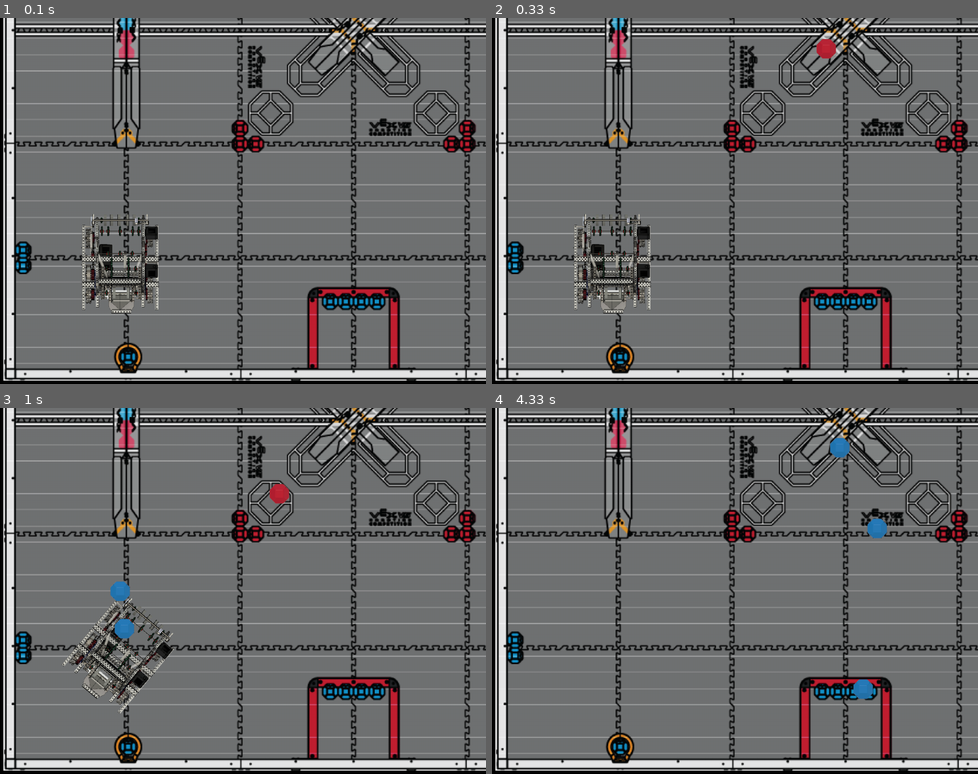
Above: before the commit, frames 1-4 (two rows, left to right).
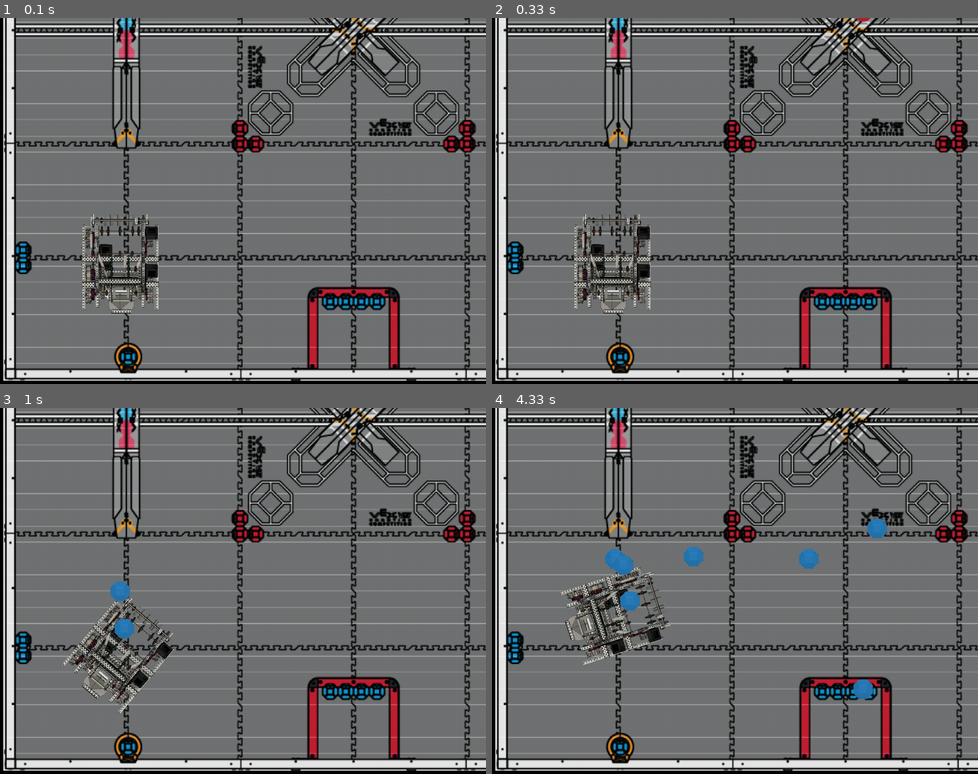
Above: after the commit, the same moments.

Repository: NixRobotics/pygame_pushback
Game: pygame game, started from main.py
Same seed, same stepped clock (60 frames per second), same inputs: the game is played once before the commit and once after it.
Inputs:
- Up to frame 1 (0.1 s): no input
- Up to frame 2 (0.33 s): no input
- Up to frame 3 (1 s): tap Space at 0.33, 0.73 s; hold Right from 0.67 s (still down)
- Up to frame 4 (4.33 s): tap Space at 1.03, 1.23, 1.57, 1.87, 2.07, 2.37, 2.63, 2.97, 3.27, 3.4, 3.8, 4.1 s; release Right at 1.13 s; hold Up 1.17-1.47 s; hold Right 1.5-1.97 s; hold Left 2-2.53 s; hold Down 2.57-2.87 s; hold Left 2.9-3.3 s; hold Up 3.33-3.7 s; hold Right from 3.73 s (still down)

Frame 1 is identical in both runs. In frame 2, 0.2% of the frame differs, in the area x 66-78%, y 0-12%; in frame 3, 0.2%; in frame 4, 3.2%, in the area x 14-74%, y 8-71%.

Commit message:
cleaner up camera logic
Separated out view from motion update
Added camera class

Diff:
--- a/main.py
+++ b/main.py
@@ -33,40 +33,41 @@
 
 class Poop(pygame.sprite.Sprite):
     ''' Represents the poop projectiles fired by the player.'''
-    def __init__(self, x, y, cam_x, cam_y, angle):
+    def __init__(self, x, y, angle):
         super().__init__()
         self.image = pygame.image.load('assets/octo_blue.png').convert_alpha()
         self.image = pygame.transform.scale(self.image, (POOP_SIZE, POOP_SIZE))
         self.x = x
         self.y = y
-        # TODO: Clean-up camera code on objet creation
-        self.rect = self.image.get_rect(
-            center = (
-                (self.x - cam_x) // FIELD_TO_SCREEN_SCALE + SCREEN_WIDTH // 2 - POOP_SIZE // 2,
-                -(self.y - cam_y) // FIELD_TO_SCREEN_SCALE + SCREEN_HEIGHT // 2 - POOP_SIZE // 2)
-            )
         self.angle = angle
 
-    def update(self, cam_x, cam_y):
+    def update(self):
         '''This method is called by the event loop below, driven by the loop in main().
         This is called ever frame. Read the pyGame documentation for more details on a frame.
         TL;DR: A frame is one iteration of the game loop, which is typically 1/60th of a second.
         Our job here to update the poop's position, orientation, color, live-or-death
         etc properties as needed.
         '''
-        if self.rect is None: return
-
         self.x += 8 * sin(radians(self.angle)) # Move sideways
         self.y += 8 * cos(radians(self.angle)) # Move upward
-
-        # Note: Balls do not change aspect, so this works
-        self.rect.x = (self.x - cam_x) // FIELD_TO_SCREEN_SCALE + SCREEN_WIDTH // 2 - POOP_SIZE // 2  # Move sideways
-        self.rect.y = -(self.y - cam_y) // FIELD_TO_SCREEN_SCALE + SCREEN_HEIGHT // 2 - POOP_SIZE // 2 # Move upward
 
         if self.x < 0: self.kill() # Remove if off-screen
         if self.x > FIELD_WIDTH: self.kill() # Remove if off-screen
         if self.y < 0: self.kill() # Remove if off-screen
         if self.y > FIELD_HEIGHT: self.kill() # Remove if off-screen
+
+    def view(self, cam_x, cam_y):
+        if self.rect is None:
+            if self.image is None: return
+            self.rect = self.image.get_rect(
+                center=(
+                (self.x - cam_x) // FIELD_TO_SCREEN_SCALE + SCREEN_WIDTH // 2 - POOP_SIZE // 2,
+                -(self.y - cam_y) // FIELD_TO_SCREEN_SCALE + SCREEN_HEIGHT // 2 - POOP_SIZE // 2)
+            )
+
+        # Note: Balls do not change aspect, so this works
+        self.rect.x = (self.x - cam_x) // FIELD_TO_SCREEN_SCALE + SCREEN_WIDTH // 2 - POOP_SIZE // 2  # Move sideways
+        self.rect.y = -(self.y - cam_y) // FIELD_TO_SCREEN_SCALE + SCREEN_HEIGHT // 2 - POOP_SIZE // 2 # Move upward
 
 class Player(pygame.sprite.Sprite):
     ''' Represents the player character, which is a cannon that can move left and right and fire poops.
@@ -83,12 +84,9 @@
         self.angle = 0
         self.x = 600
         self.y = 600
-        self.image = pygame.transform.rotate(self.original_image, -self.angle)
-        # TODO: Currently this assumes camera is right over robot - should set initial view properly
-        self.rect = self.image.get_rect(center=(SCREEN_WIDTH // 2, SCREEN_HEIGHT // 2))
         self.ticks = pygame.time.get_ticks()
 
-    def update(self, cam_x, cam_y):
+    def update(self):
         if (self.rect is None): return
         keys = pygame.key.get_pressed()
         if keys[pygame.K_LEFT]: self.angle -= 2
@@ -106,6 +104,13 @@
         if self.y < 300: self.y = 300
         if self.y > FIELD_HEIGHT - 300: self.y = FIELD_HEIGHT - 300
 
+        if keys[pygame.K_SPACE]:
+            # Slow down bullet firing for more fun
+            if pygame.time.get_ticks() - self.ticks > 5 * GAME_SPEED_TICKS:
+                self.ticks = pygame.time.get_ticks()
+                Poop(self.x, self.y, self.angle).add(poops)
+
+    def view(self, cam_x, cam_y):
         self.image = pygame.transform.rotate(self.original_image, -self.angle)
         # Note: robot aspect changes with rotation, so we need to update the rect every time
         self.rect = self.image.get_rect(center=(
@@ -113,12 +118,6 @@
             -(self.y - cam_y) // FIELD_TO_SCREEN_SCALE + SCREEN_HEIGHT // 2)
         )
 
-        if keys[pygame.K_SPACE]:
-            # Slow down bullet firing for more fun
-            if pygame.time.get_ticks() - self.ticks > 5 * GAME_SPEED_TICKS:
-                self.ticks = pygame.time.get_ticks()
-                Poop(self.x, self.y, cam_x, cam_y, self.angle).add(poops)
-
     def hit(self):
         ''' This method is called by in the event loop when the player gets hit by an enemy.
 
@@ -137,39 +136,69 @@
     programming (OOP).  This pattern can also significantly simplify our code and make things much more
     intuitive.
     '''
-    def __init__(self, x, y, cam_x, cam_y, angle):
+    def __init__(self, x, y, angle):
         super().__init__()
         self.image = pygame.image.load('assets/octo_red.png').convert_alpha()
         self.image = pygame.transform.scale(self.image, (CHARACTER_SIZE, CHARACTER_SIZE))
         self.x = x
         self.y = y
-        self.rect = self.image.get_rect(
-            center=(
-                (self.x - cam_x) // FIELD_TO_SCREEN_SCALE + SCREEN_WIDTH // 2 - CHARACTER_SIZE // 2,
-                -(self.y - cam_y) // FIELD_TO_SCREEN_SCALE + SCREEN_HEIGHT // 2 - CHARACTER_SIZE // 2)
-            )
         self.angle = angle
         self.is_hit = False
 
-    def update(self, cam_x, cam_y):
-        if self.rect is None: return
-
+    def update(self):
         self.x += 10 * sin(radians(self.angle)) # Move sideways
         self.y += 10 * cos(radians(self.angle)) # Move upward
-
-        # Aspect fixed
-        self.rect.x = (self.x - cam_x) // FIELD_TO_SCREEN_SCALE + SCREEN_WIDTH // 2 - CHARACTER_SIZE // 2  # Move sideways
-        self.rect.y = -(self.y - cam_y) // FIELD_TO_SCREEN_SCALE + SCREEN_HEIGHT // 2 - CHARACTER_SIZE // 2 # Move upward
 
         if self.x < 0: self.kill() # Remove if off-field
         if self.x > FIELD_WIDTH: self.kill() # Remove if off-field
         if self.y < 0: self.kill() # Remove if off-field
         if self.y > FIELD_HEIGHT: self.kill() # Remove if off-field
 
+    def view(self, cam_x, cam_y):
+        '''
+        Update view rect based on camera position
+        '''
+        if self.rect is None:
+            if self.image is None: return
+            self.rect = self.image.get_rect(
+                center=(
+                    (self.x - cam_x) // FIELD_TO_SCREEN_SCALE + SCREEN_WIDTH // 2 - CHARACTER_SIZE // 2,
+                    -(self.y - cam_y) // FIELD_TO_SCREEN_SCALE + SCREEN_HEIGHT // 2 - CHARACTER_SIZE // 2)
+                )
+
+        # Aspect fixed - just modify existing rect
+        self.rect.x = (self.x - cam_x) // FIELD_TO_SCREEN_SCALE + SCREEN_WIDTH // 2 - CHARACTER_SIZE // 2  # Move sideways
+        self.rect.y = -(self.y - cam_y) // FIELD_TO_SCREEN_SCALE + SCREEN_HEIGHT // 2 - CHARACTER_SIZE // 2 # Move upward
+
     def hit(self):
         sound = pygame.mixer.Sound('assets/ough-hit.ogg')
         sound.play()
 
+class Camera:
+    '''
+    Simple camera logic to follow player around the field. By default the camera is centered on the player, but will stop
+    following when the player is close to the edge of the field to prevent showing empty borders.
+    '''
+    def __init__(self, x, y):
+        self.x = x
+        self.y = y
+        self.update(x, y)
+
+    def update(self, x, y):
+        self.x = x
+        self.y = y
+        if self.x < 1200: self.x = 1200
+        elif self.x > FIELD_WIDTH - 1200: self.x = FIELD_WIDTH - 1200
+        if self.y < 900: self.y = 900
+        elif self.y > FIELD_HEIGHT - 900: self.y = FIELD_HEIGHT - 900
+
+    @property
+    def X(self):
+        return self.x
+
+    @property
+    def Y(self):
+        return self.y
 
 # The main game loop, which is the heart of our game. This is where we will handle events,
 # update the game state, and render everything on the screen. The async is only needed
@@ -179,7 +208,9 @@
     player = Player()
     # Add the player to a group b/c pygame.sprite.groupcollide only works with groups.
     players.add(player)
-    camera = [player.x, player.y]
+    camera = Camera(player.x, player.y)
+    # Set initial view so collision detection works on first frame
+    player.view(camera.X, camera.Y)
 
     # Technically we don't need running now and just use break.
     # Please feel free to add other features to utitlize the running
@@ -190,23 +221,6 @@
         for event in pygame.event.get():
             if event.type == pygame.QUIT:
                 running = False
-
-        # Simple camera logic - follow player unless close to edge of field to limit border fill
-        # TODO: Camera should be updated after player update - right now there is a small "reset" only noticeable when robot stops
-        camera[0] = player.x
-        camera[1] = player.y
-        if camera[0] < 1200: camera[0] = 1200
-        elif camera[0] > FIELD_WIDTH - 1200: camera[0] = FIELD_WIDTH - 1200
-        if camera[1] < 900: camera[1] = 900
-        elif camera[1] > FIELD_HEIGHT - 900: camera[1] = FIELD_HEIGHT - 900
-
-        # random.random() generates a random number between 0 and 1, so this means
-        # we have a 20% chance to spawn an enemy every frame.
-        # The enimies can also be added in its own thread and loop. Feel free to try that!
-        if random.random() >= 0.99:
-            # Spawn an enemy at a random angle from center goals
-            k = Enemy(1800, 1800, camera[0], camera[1], 45 + 90 * int(4 * random.random()))
-            enemies.add(k)
 
         # Check to see if anyone dies
         player_hits = pygame.sprite.groupcollide(players, enemies, True, True)
@@ -225,23 +239,45 @@
             enemy.hit()
 
         # Update
-        players.update(camera[0], camera[1])
-        poops.update(camera[0], camera[1])
-        enemies.update(camera[0], camera[1])
+        players.update()
+        poops.update()
+        enemies.update()
+
+        # random.random() generates a random number between 0 and 1, so this means
+        # we have a 20% chance to spawn an enemy every frame.
+        # The enimies can also be added in its own thread and loop. Feel free to try that!
+        if random.random() >= 0.99:
+            # Spawn an enemy at a random angle from center goals
+            k = Enemy(1800, 1800, 45 + 90 * int(4 * random.random()))
+            enemies.add(k)
+
+        # Update camera based on robot position
+        # Simple camera logic - follow player unless close to edge of field to limit border fill
+        camera.update(player.x, player.y)
+
+        # View
+        for player in players: player.view(camera.X, camera.Y)
+        for poop in poops: poop.view(camera.X, camera.Y)
+        for enemy in enemies: enemy.view(camera.X, camera.Y)
 
         # In each iteration the whole screen is redrawn, including the background and all
         # Sprites on the screen. This is similar to how a movie works, where each frame is
         # a still image, and when you play the movie, it shows the frames in quick succession
         # to create the illusion of motion.
-        position = (camera[0], camera[1])
+
+        # Scroll background
+        position = (camera.X, camera.Y)
         field_top_left = (
             position[0] // FIELD_TO_SCREEN_SCALE - SCREEN_WIDTH // 2,
             BACKGROUND_HEIGHT - position[1] // FIELD_TO_SCREEN_SCALE - SCREEN_HEIGHT // 2)
         screen.fill((0, 0, 0)) # Clear the screen with white before drawing the new frame
         screen.blit(background_image, (0, 0), (field_top_left[0], field_top_left[1], SCREEN_WIDTH, SCREEN_HEIGHT))
+
+        # Draw objects
         players.draw(screen)
         enemies.draw(screen)
         poops.draw(screen)
+
         pygame.display.flip()
         clock.tick(GAME_SPEED_TICKS)
         await asyncio.sleep(0)  # Yields control to the browser if playing inside a browser.
